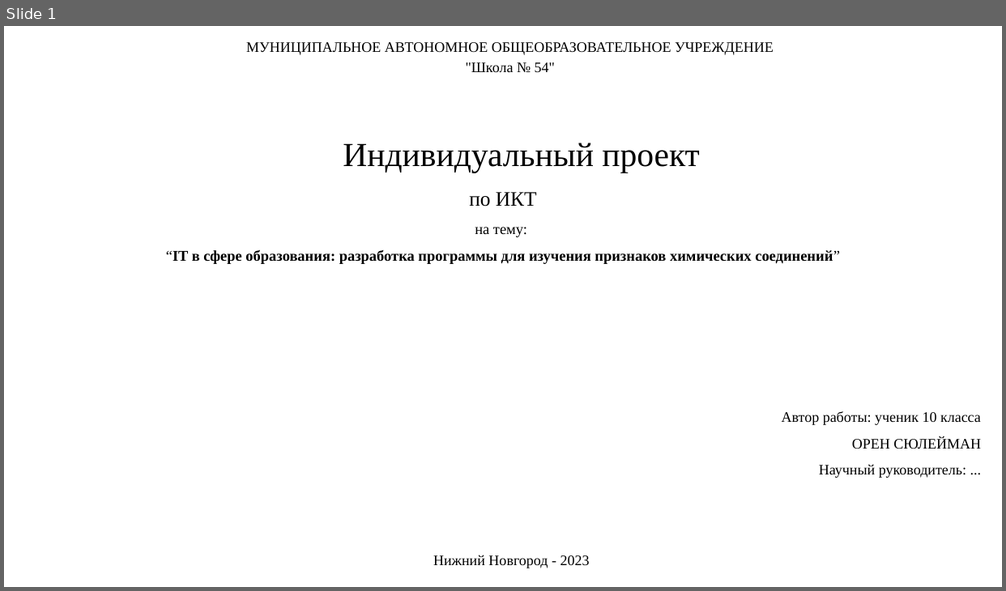
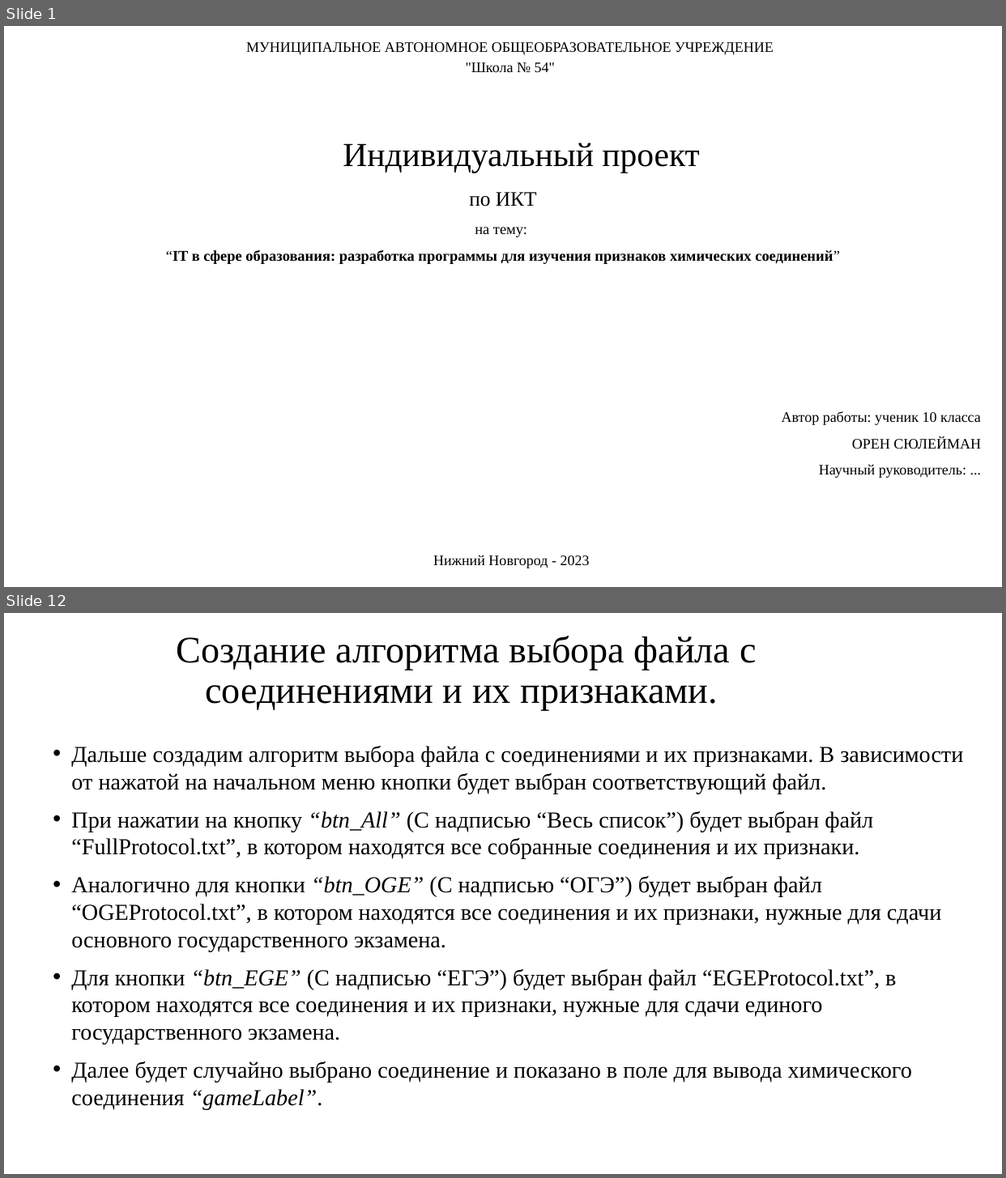
Before and after one commit to Sulik002/Study-docs, a slide deck: books/Презентация для индивидуального проекта по ИКТ. Орен Сюлейман.pptx. Shown one above the other, each under a label of ours: slide 1 before the commit, slides 1 and 12 after it; the slides between them are not shown. The pictures are 1006x591 and 1006x1178 pixels, drawn with LibreOffice and Linux fonts; fonts in the diff are those of the drawing. Boxes give left, top, right and bottom in pixels: in the first picture for what was removed or moved away, otherwise in the second. Text is boxed around its words. In the diff, an @@ line names an element or a change of style, - is before the commit and + after.

```diff
--- a/books/Презентация для индивидуального проекта по ИКТ. Орен Сюлейман.pptx
+++ b/books/Презентация для индивидуального проекта по ИКТ. Орен Сюлейман.pptx
@@ slide 12 added at (x1=4, y1=613, x2=1002, y2=1174), background #FFFFFF @@
@@ title added at (x1=177, y1=636, x2=756, y2=710), 36 pt, text #000000 @@
+Создание алгоритма выбора файла с соединениями и их признаками.
@@ text added at (x1=71, y1=745, x2=963, y2=1110), 22 pt, text #000000 @@
+• Дальше создадим алгоритм выбора файла с соединениями и их признаками. В зависимости от нажатой на начальном меню кнопки будет выбран соответствующий файл.
+• При нажатии на кнопку “btn_All” (С надписью “Весь список”) будет выбран файл “FullProtocol.txt”, в котором находятся все собранные соединения и их признаки.
+• Аналогично для кнопки “btn_OGE” (С надписью “ОГЭ”) будет выбран файл “OGEProtocol.txt”, в котором находятся все соединения и их признаки, нужные для сдачи основного государственного экзамена.
+• Для кнопки “btn_EGE” (С надписью “ЕГЭ”) будет выбран файл “EGEProtocol.txt”, в котором находятся все соединения и их признаки, нужные для сдачи единого государственного экзамена.
+• Далее будет случайно выбрано соединение и показано в поле для вывода химического соединения “gameLabel”.
```
Also in this commit, not shown: 5 slides changed, 9 other slides added, 2 slides removed, 40 other files.
